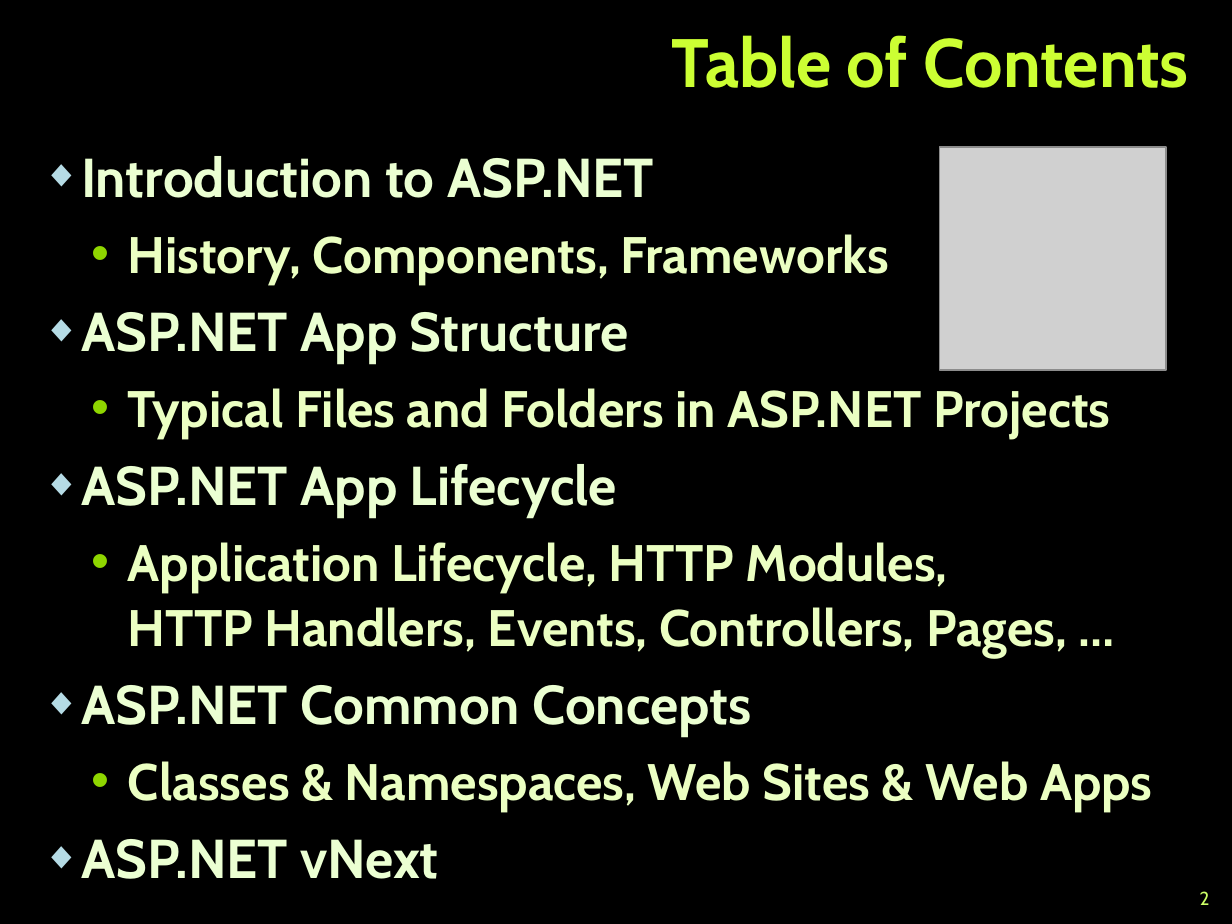
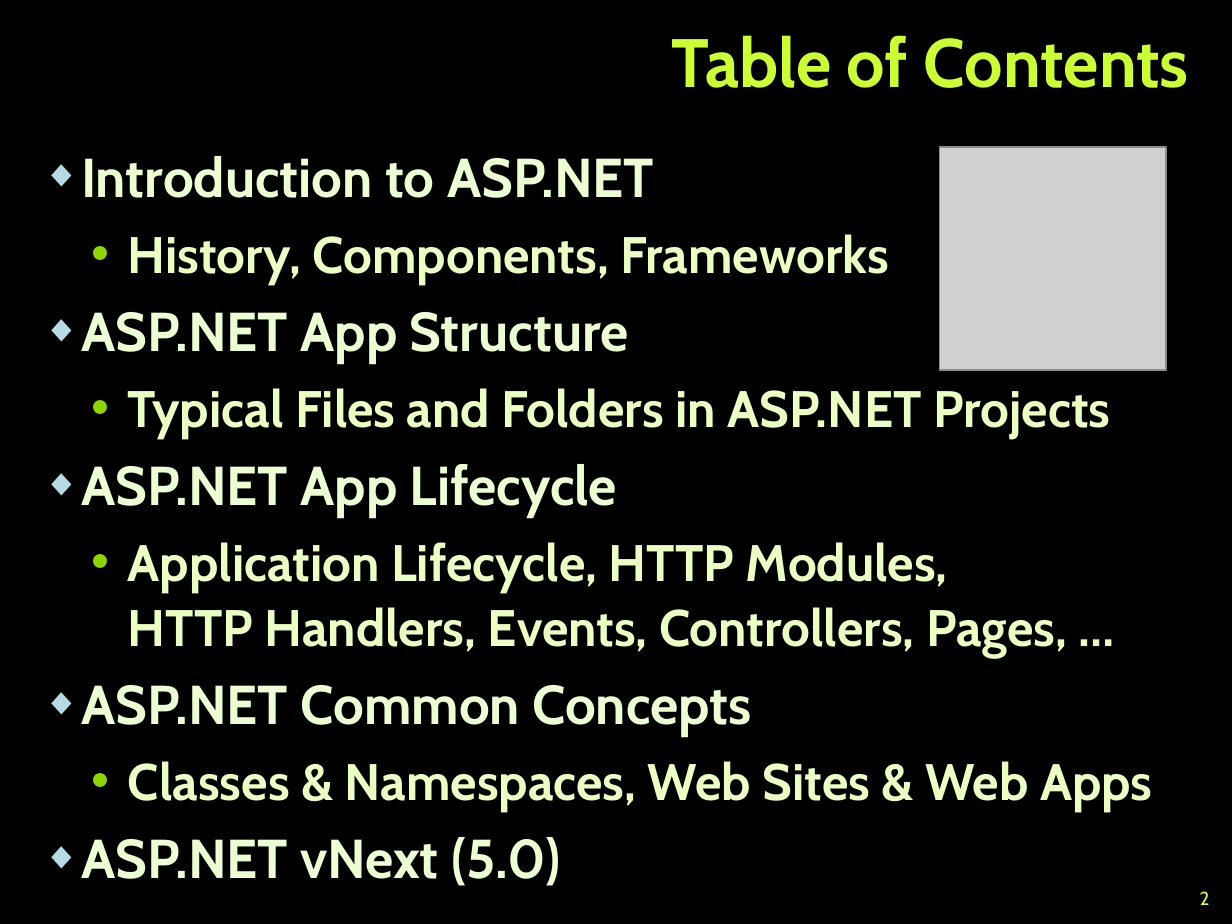
Before and after one commit to martin-nikolov/Telerik-Academy, a slide deck: slide 2 of ASP.NET Web Forms/01. Introduction to ASP.NET/Introduction-to-ASP.NET.pptx. Drawn at 1232x924 pixels with LibreOffice and Linux fonts; fonts in the diff are those of the drawing; grey boxes stand for pictures; background and template pictures are left out. Boxes give left, top, right and bottom in pixels: in the first picture for what was removed or moved away, otherwise in the second. Text is boxed around its words. In the diff, an @@ line names an element or a change of style, - is before the commit and + after.

```diff
--- a/ASP.NET Web Forms/01. Introduction to ASP.NET/Introduction-to-ASP.NET.pptx
+++ b/ASP.NET Web Forms/01. Introduction to ASP.NET/Introduction-to-ASP.NET.pptx
@@ text at (x1=81, y1=837, x2=560, y2=886): text changed @@
-◆ ASP.NET vNext
+◆ ASP.NET vNext (5.0)
```
Also in this commit, not shown: 4 other slides changed, 1 slide added, 57 other files.
